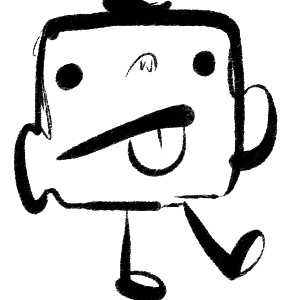
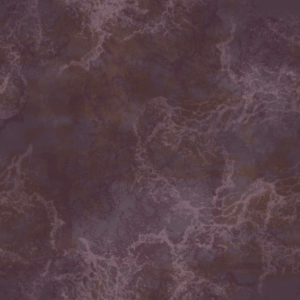
Two versions of the same layered image (300 x 300). Layer-by-layer changes:
added layer "Paint Layer 16" (darken, 42%) above "Paint Layer 15" over [0, 0, 300, 300]
added layer "Paint Layer 15" (95%) above "Paint Layer 17" over [0, 0, 300, 300]
added layer "Paint Layer 17" above "Calque de dessin 10" over [0, 0, 300, 300]
hid "Calque de dessin 10" over [0, 0, 300, 300]
